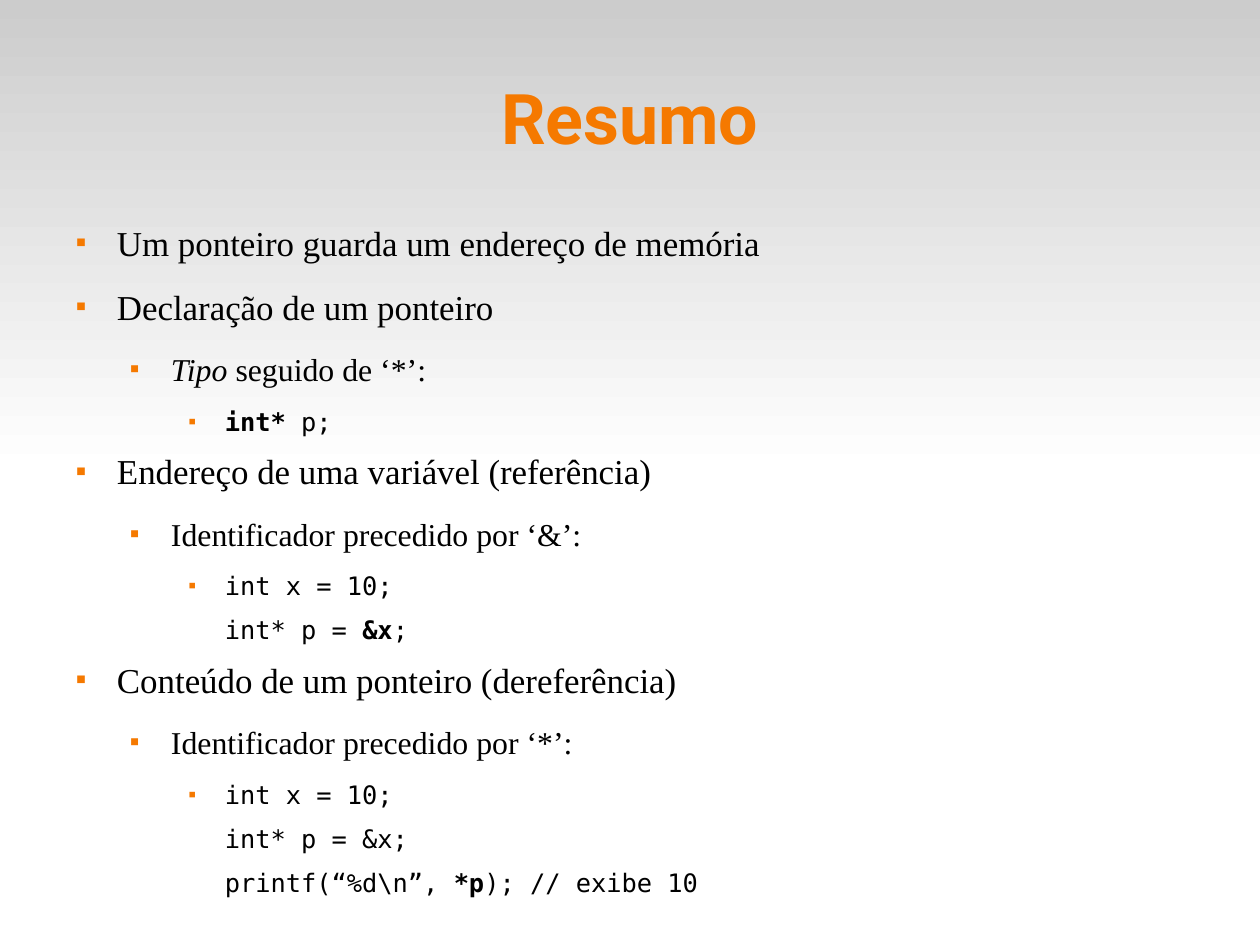
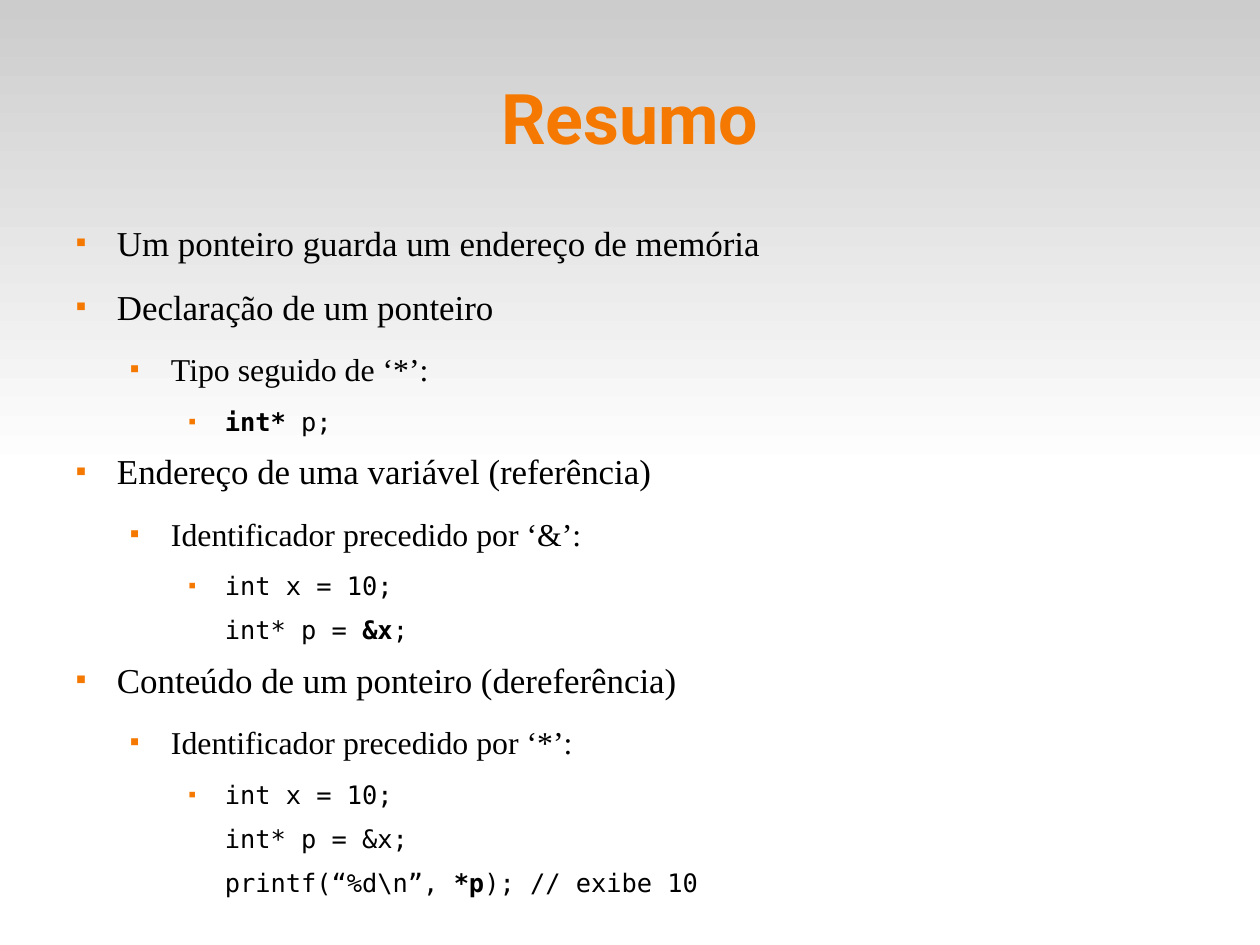
Before and after one commit to fsantanna-uerj/LP1, a slide deck: slide 7 of Slides/lp1-05-ponteiros.odp. Drawn at 1260x945 pixels with LibreOffice and Linux fonts; fonts in the diff are those of the drawing. Boxes give left, top, right and bottom in pixels: in the first picture for what was removed or moved away, otherwise in the second. Text is boxed around its words. In the diff, an @@ line names an element or a change of style, - is before the commit and + after.

```diff
--- a/Slides/lp1-05-ponteiros.odp
+++ b/Slides/lp1-05-ponteiros.odp
@@ text at bbox=[171, 359, 375, 387]: italic off in "Tipo" @@
```
Also in this commit, not shown: 1 slide added, 3 other files.
